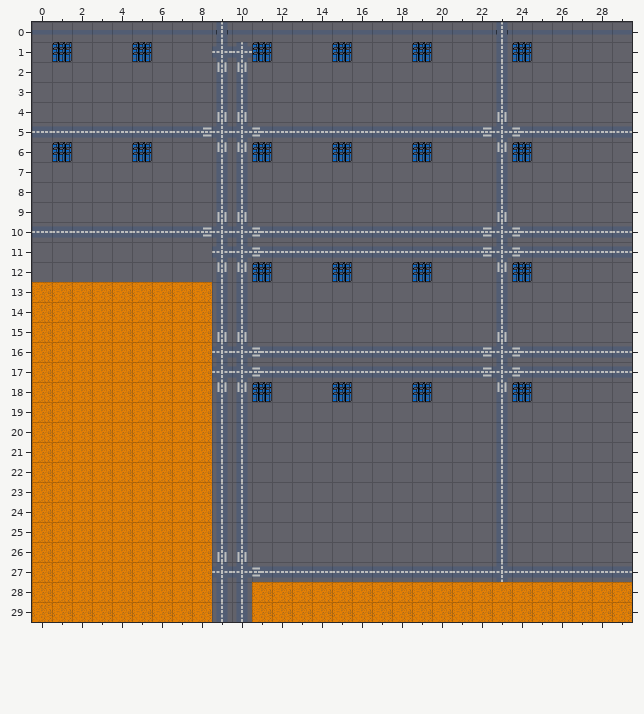
Level history. Tiled map: NamelessRogue/Content/WorldMaps/AlphaWorldMap.tmx. Above is the file before it was changed.
Cells are 32x32 px. Shown: x 0..29, y 0..29.
And afterwards:
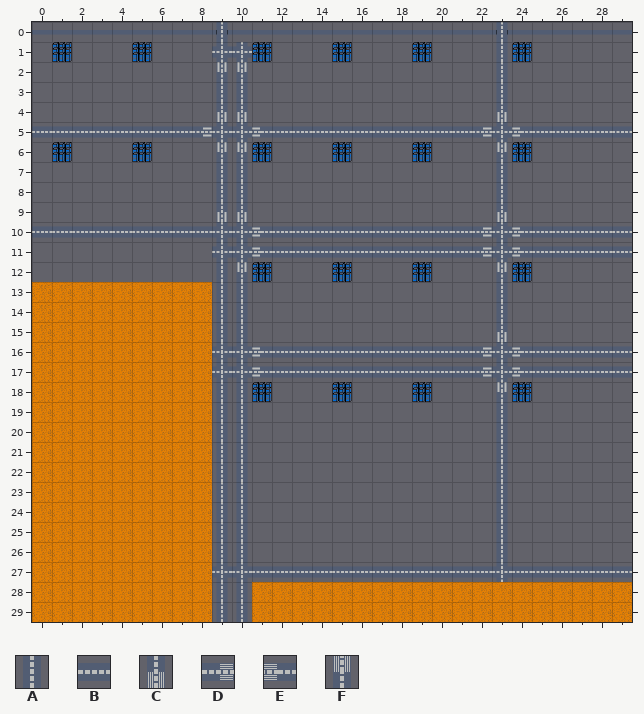
Key: from "worldMapTileset": A 1, B 21, C 41, D 60, E 62, F 81.
_ is an empty cell.
Changes in this commit:
Layer "main":
y 10: x 8 D -> B
y 12: x 9 F -> A
y 15: x 9..10 CC -> AA
y 18: x 9..10 FF -> AA
y 26: x 9..10 CC -> AA
y 27: x 11 E -> B
Where, in picture pixels (left, top, right, bottom), the same in both pictures:
changed: (203, 227, 212, 237)
changed: (217, 262, 227, 272)
changed: (217, 332, 247, 342)
changed: (217, 382, 247, 392)
changed: (217, 552, 261, 577)
